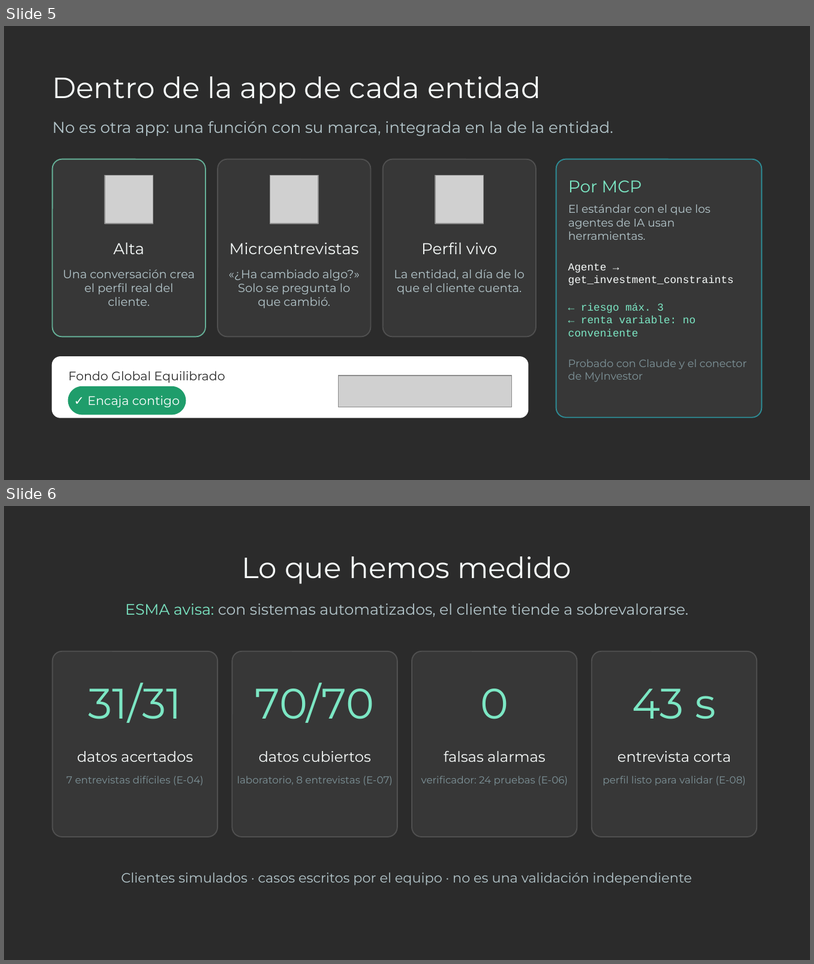
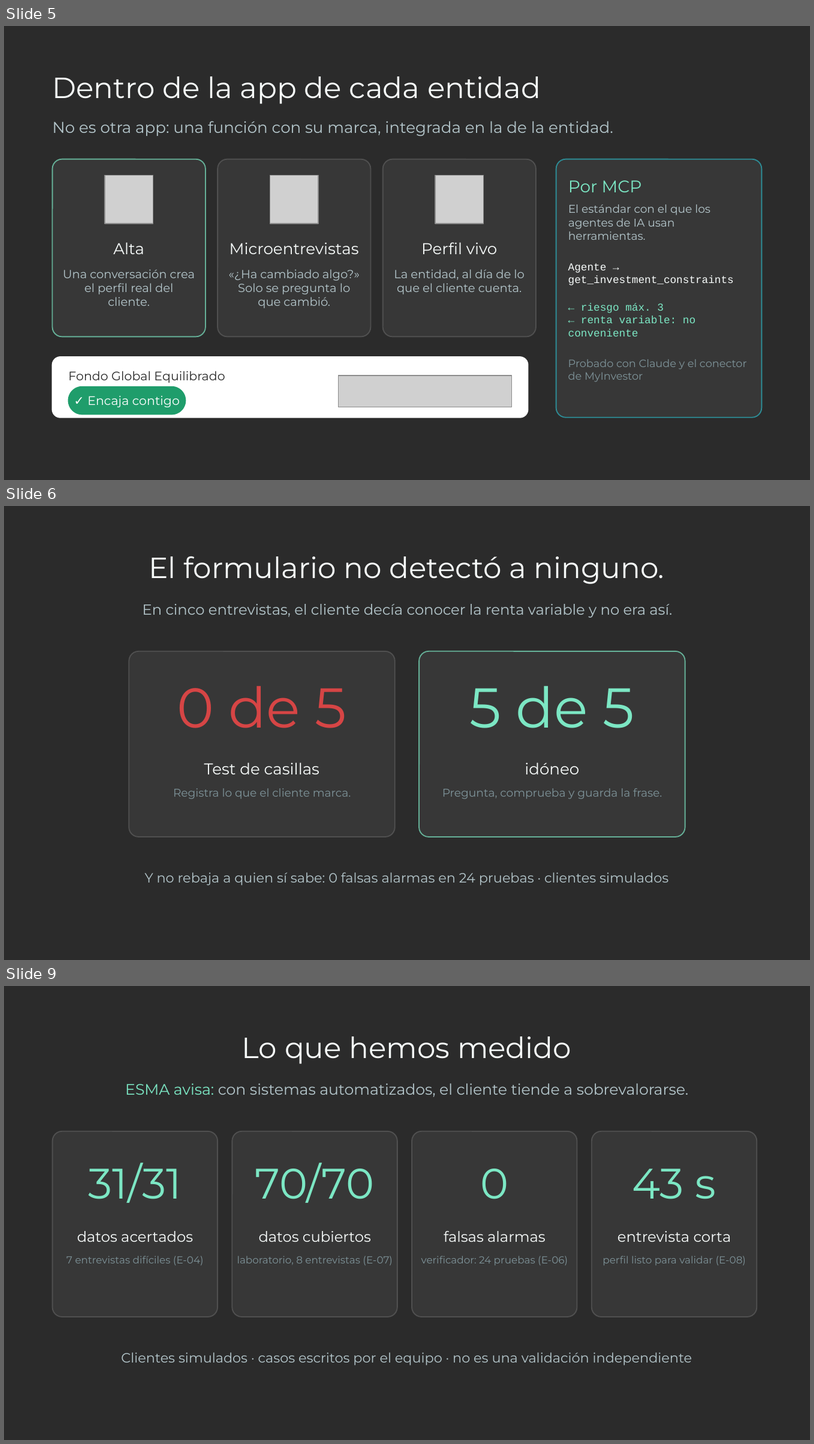
Before and after one commit to fernanrama/idoneo, a slide deck: entrega/Idoneo_presentacion.pptx. Shown one above the other, each under a label of ours: slides 5 and 6 before the commit, slides 5, 6 and 9 after it; the slides between them are not shown. The pictures are 814x964 and 814x1444 pixels, drawn with LibreOffice and Linux fonts; fonts in the diff are those of the drawing; grey boxes stand for pictures; background and template pictures are left out; a plain dark background stands for a picture behind light text. Boxes give left, top, right and bottom in pixels: in the first picture for what was removed or moved away, otherwise in the second. Text is boxed around its words. In the diff, an @@ line names an element or a change of style, - is before the commit and + after.

```diff
--- a/entrega/Idoneo_presentacion.pptx
+++ b/entrega/Idoneo_presentacion.pptx
@@ slide 6 added at (x1=4, y1=506, x2=810, y2=960), background picture (left out) @@
@@ text added at (x1=149, y1=556, x2=665, y2=584), 26 pt, text #F7FBFA @@
+El formulario no detectó a ninguno.
@@ text added at (x1=143, y1=604, x2=672, y2=618), 13 pt, text #B4C6CB @@
+En cinco entrevistas, el cliente decía conocer la renta variable y no era así.
@@ rounded rectangle added at (x1=129, y1=651, x2=395, y2=837), fill #FFFFFF at 6% opacity, outline #FFFFFF 1 pt @@
@@ rounded rectangle added at (x1=419, y1=651, x2=686, y2=837), fill #FFFFFF at 6% opacity, outline #7CE7C4 1 pt @@
@@ text added at (x1=470, y1=685, x2=635, y2=728), 50 pt, text #7CE7C4 @@
+5 de 5
@@ text added at (x1=177, y1=686, x2=347, y2=728), 50 pt, text #D64545 @@
+0 de 5
@@ text added at (x1=204, y1=762, x2=320, y2=774), 14 pt, text #F7FBFA @@
+Test de casillas
@@ text added at (x1=525, y1=762, x2=579, y2=774), 14 pt, text #F7FBFA @@
+idóneo
@@ text added at (x1=173, y1=788, x2=351, y2=799), 10 pt, text #7E9399 @@
+Registra lo que el cliente marca.
@@ text added at (x1=443, y1=788, x2=662, y2=799), 10 pt, text #7E9399 @@
+Pregunta, comprueba y guarda la frase.
@@ text added at (x1=145, y1=872, x2=669, y2=885), 12 pt, text #B4C6CB @@
+Y no rebaja a quien sí sabe: 0 falsas alarmas en 24 pruebas · clientes simulados
@@ what was slide 6 is now slide 9 @@
```
Also in this commit, not shown: 1 slide changed, 1 other slide added, 1 other file.
